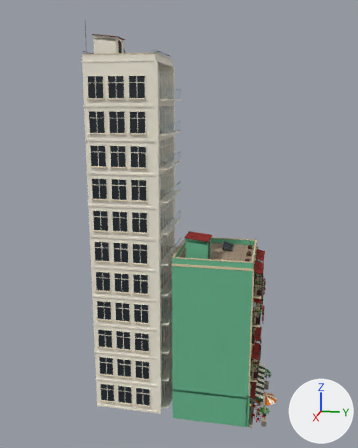
Two versions of the FBX model Assets/PhoViet/Art/Streets/PV_StreetShop01.fbx, one commit apart.
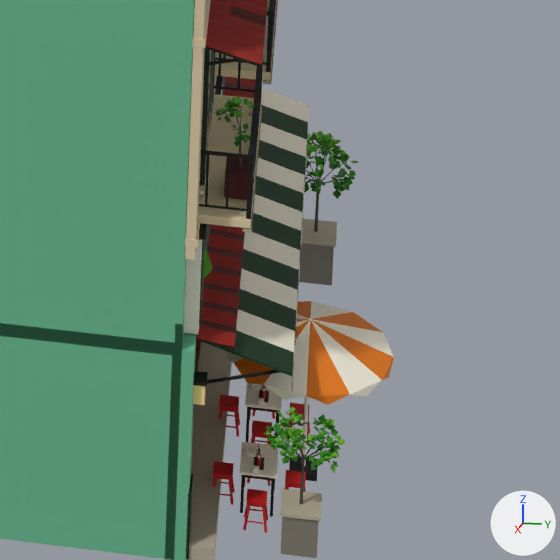
Each version is shown whole from a 50 mm camera at (49.3, 5.8, 32.4) aimed at (0.2, -4.0, 20.1), then close up on the part from 62% to 84% of the width and 78% to 95% of the height. The axes (+X, +Y, +Z) are drawn at lower right. The lights are the same throughout. The last two pictures show the newer version. Objects named as collision shapes, trigger or cutter boxes, shadow casters or lower levels of detail are left out. Where no turn or scale is listed for an object, it has been applied to the vertices. Vertices at exactly the same position are counted once.

The older version as bpy lines, for what is in view:
```python
me_pv_streetshop01_lod0 = bpy.data.meshes.new('PV_StreetShop01_LOD0')
me_pv_streetshop01_lod0.from_pydata(...)  # 29773 vertices, 20509 faces; spans x -4.2..4.2, y -12.5..6.8, z 0.0..39.7
# faces by material slot: [20484, 25]
me_pv_streetshop01_lod0.materials.append(mat_pv_streetatlas)  # picture img_pv_streetpalette_png
me_pv_streetshop01_lod0.materials.append(mat_pv_streetglass)  # cyan #99c4d6
ob_pv_streetshop01_lod0 = bpy.data.objects.new('PV_StreetShop01_LOD0', me_pv_streetshop01_lod0)
ob_pv_streetshop01_lod0.location = (0.0, 0.0, 0.0)
```
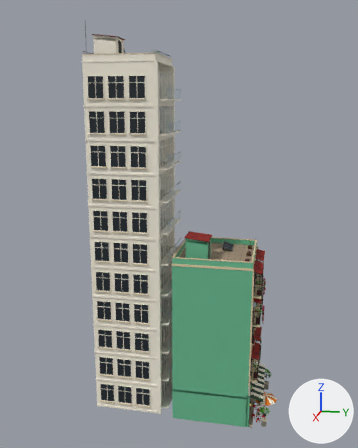
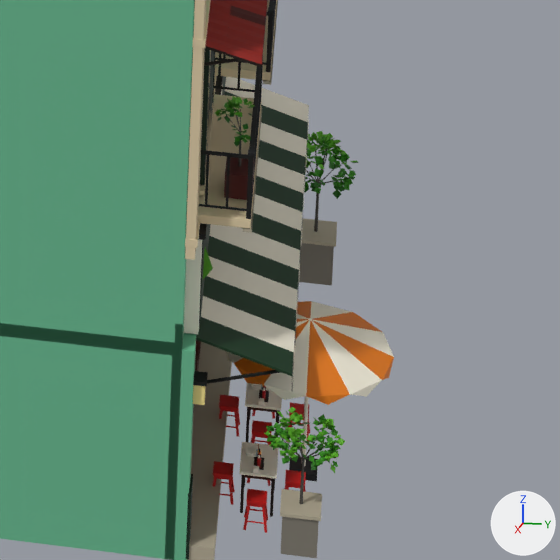
Edits to the bpy script that builds the scene:
```text
Change me_pv_streetshop01_lod0:
    used by ob_pv_streetshop01_lod0; location = (0.0, 0.0, 0.0)
    remove me_pv_streetshop01_lod0.from_pydata(...)  # 29773 vertices, 20509 faces; spans x -4.2..4.2, y -12.5..6.8, z 0.0..39.7
    add me_pv_streetshop01_lod0.from_pydata(...)  # 29683 vertices, 20455 faces; spans x -4.2..4.2, y -12.5..6.8, z 0.0..39.7
    me_pv_streetshop01_lod0 part 1: the loose piece of 90 vertices spanning x -3.8..3.8, y 3.9..4.6, z 3.1..3.3 is deleted
```

Location of each change, [x1, y1, x2, y2] in pixels of the close-ups (560 x 560 px):
part 1 of me_pv_streetshop01_lod0, deleted: before [196, 77, 255, 350]
